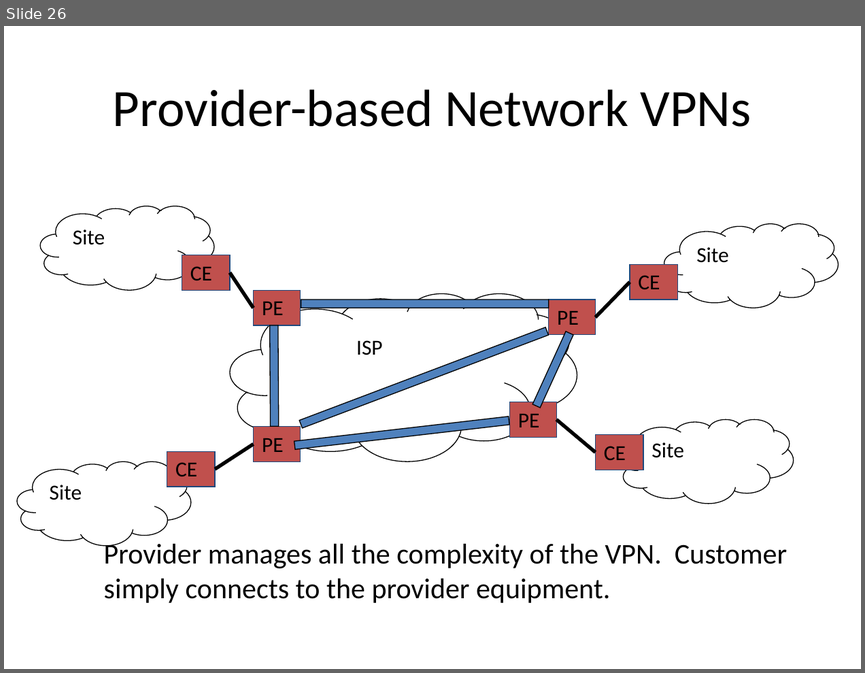
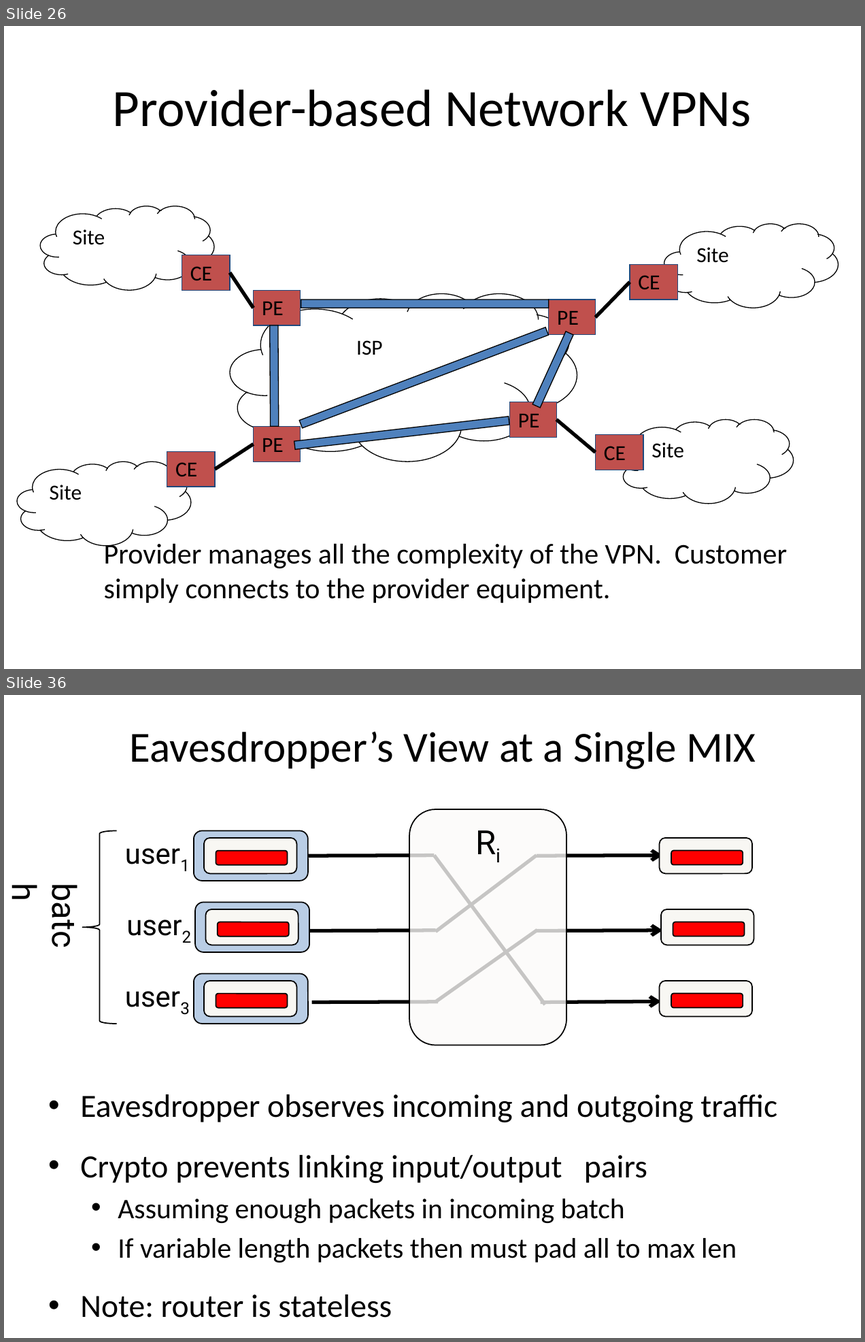
Before and after one commit to noise-lab/security-course, a slide deck: fall2016/lectures/18-IDS-VPN.pptx. Shown one above the other, each under a label of ours: slide 26 before the commit, slides 26 and 36 after it; the slides between them are not shown. The pictures are 865x673 and 865x1342 pixels, drawn with LibreOffice and Linux fonts; fonts in the diff are those of the drawing. Boxes give left, top, right and bottom in pixels: in the first picture for what was removed or moved away, otherwise in the second. Text is boxed around its words. In the diff, an @@ line names an element or a change of style, - is before the commit and + after.

```diff
--- a/fall2016/lectures/18-IDS-VPN.pptx
+++ b/fall2016/lectures/18-IDS-VPN.pptx
@@ slide 36 added at box(4, 695, 861, 1338), background #FFFFFF @@
@@ title added at box(130, 731, 755, 769), 36 pt, text #000000 @@
+Eavesdropper’s View at a Single MIX
@@ rounded rectangle added at box(409, 809, 566, 1045), fill #FCFBF9 at 79% opacity, outline #000000 1 pt, 28 pt, text #000000 @@
+Ri
@@ left brace added at box(83, 830, 117, 1023), outline #000000 1 pt @@
@@ group added at box(116, 830, 307, 880): 3 rounded rectangles, 1 text @@
+user1
@@ line added from (308, 856) to (434, 855), #000000 3 pt @@
@@ line added from (434, 855) to (545, 1004), #000000 3 pt @@
@@ line added from (436, 932) to (536, 855), #000000 3 pt @@
@@ arrow added from (536, 856) to (663, 855), #000000 3 pt @@
@@ rounded rectangle added at box(660, 838, 752, 874), fill #F8F7F3, outline #000000 1 pt @@
@@ rounded rectangle added at box(672, 850, 742, 864), fill #FF0000, outline #000000 1 pt @@
@@ text added at box(41, 874, 89, 973), 28 pt, text #000000 @@
+batch
@@ group added at box(118, 902, 309, 952): 3 rounded rectangles, 1 text @@
+user2
@@ rounded rectangle added at box(661, 909, 753, 945), fill #F8F7F3, outline #000000 1 pt @@
@@ line added from (309, 930) to (436, 930), #000000 3 pt @@
@@ line added from (436, 1002) to (537, 930), #000000 3 pt @@
@@ arrow added from (536, 930) to (663, 930), #000000 3 pt @@
@@ rounded rectangle added at box(673, 922, 745, 936), fill #FF0000, outline #000000 1 pt @@
@@ group added at box(116, 974, 307, 1023): 3 rounded rectangles, 1 text @@
+user3
@@ rounded rectangle added at box(660, 981, 752, 1016), fill #F8F7F3, outline #000000 1 pt @@
@@ rounded rectangle added at box(672, 993, 742, 1008), fill #FF0000, outline #000000 1 pt @@
@@ line added from (311, 1002) to (438, 1002), #000000 3 pt @@
@@ arrow added from (541, 1002) to (661, 1001), #000000 3 pt @@
@@ text added at box(80, 1094, 777, 1317), 27.2 pt, text #000000 @@
+• Eavesdropper observes incoming and outgoing traffic
+• Crypto prevents linking input/output pairs
+  • Assuming enough packets in incoming batch
+  • If variable length packets then must pad all to max len
+• Note: router is stateless
```
Also in this commit, not shown: 10 slides changed, 42 other slides added, 1 slide removed, 8 other files.
